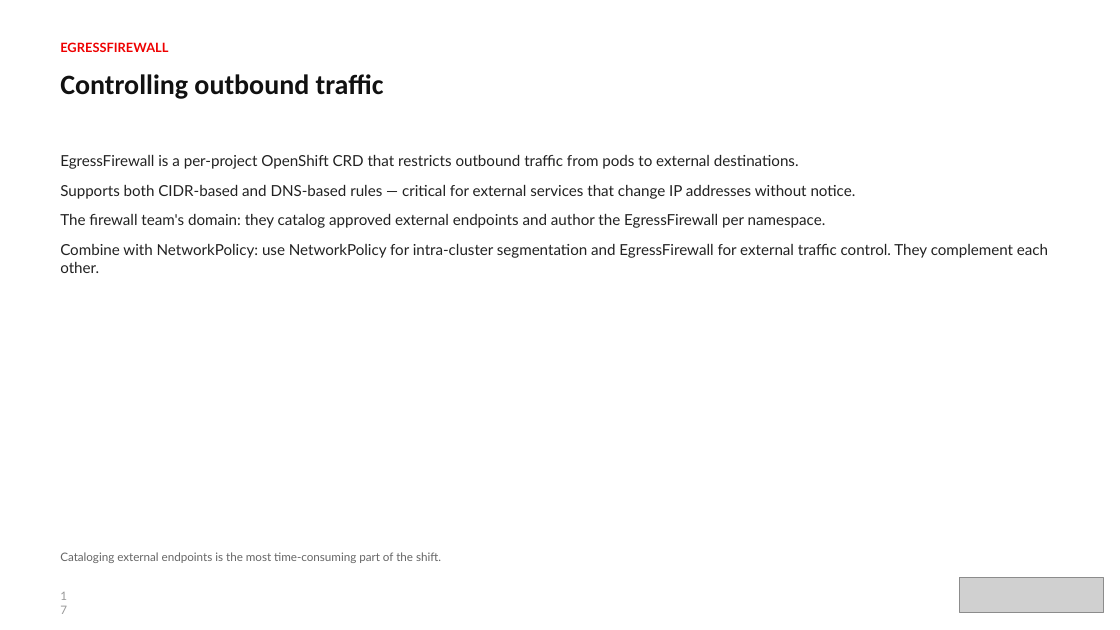
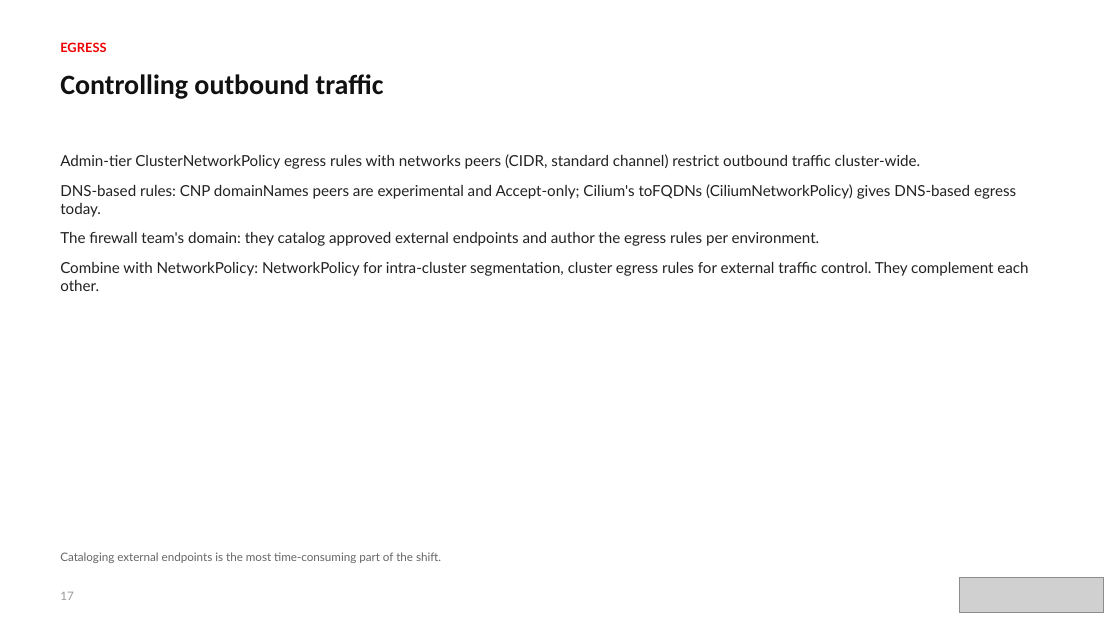
Before and after one commit to patterncatalyst/cloud-native-design-patterns, a slide deck: slide 17 of lgtm-presentation/Network-Policy-Process-Advisory.pptx. Drawn at 1120x630 pixels with LibreOffice and Linux fonts; fonts in the diff are those of the drawing; grey boxes stand for pictures. Boxes give left, top, right and bottom in pixels: in the first picture for what was removed or moved away, otherwise in the second. Text is boxed around its words. In the diff, an @@ line names an element or a change of style, - is before the commit and + after.

Commit message:
docs(deck): rework the network policy advisory to upstream Kubernetes and open source (S12)

```diff
--- a/lgtm-presentation/Network-Policy-Process-Advisory.pptx
+++ b/lgtm-presentation/Network-Policy-Process-Advisory.pptx
@@ text at (60,42,106,52): text changed @@
-EGRESSFIREWALL
+EGRESS
@@ text at (60,154,1028,291): text changed @@
-EgressFirewall is a per-project OpenShift CRD that restricts outbound traffic from pods to external destinations.
-Supports both CIDR-based and DNS-based rules — critical for external services that change IP addresses without notice.
-The firewall team's domain: they catalog approved external endpoints and author the EgressFirewall per namespace.
-Combine with NetworkPolicy: use NetworkPolicy for intra-cluster segmentation and EgressFirewall for external traffic control. They complement each other.
+Admin-tier ClusterNetworkPolicy egress rules with networks peers (CIDR, standard channel) restrict outbound traffic cluster-wide.
+DNS-based rules: CNP domainNames peers are experimental and Accept-only; Cilium's toFQDNs (CiliumNetworkPolicy) gives DNS-based egress today.
+The firewall team's domain: they catalog approved external endpoints and author the egress rules per environment.
+Combine with NetworkPolicy: NetworkPolicy for intra-cluster segmentation, cluster egress rules for external traffic control. They complement each other.
@@ text "17" rewrapped from (52,585,80,607) to (60,592,73,600) @@
```
Also in this commit, not shown: 19 other slides changed, 6 other files.
